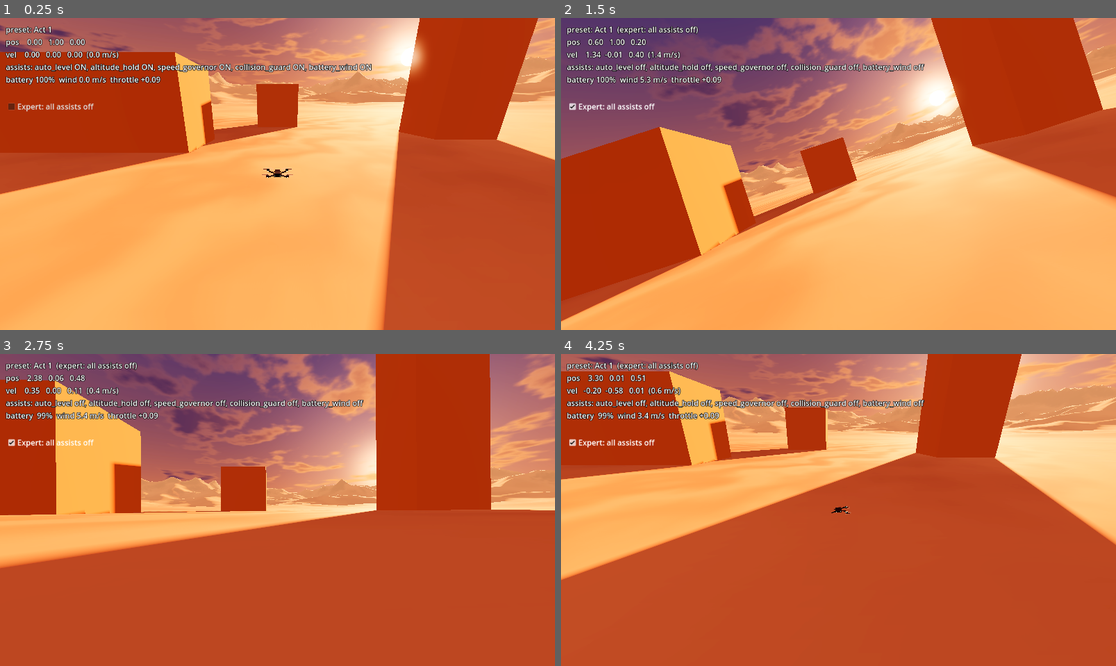
Above: before the commit, frames 1-4 (two rows, left to right).
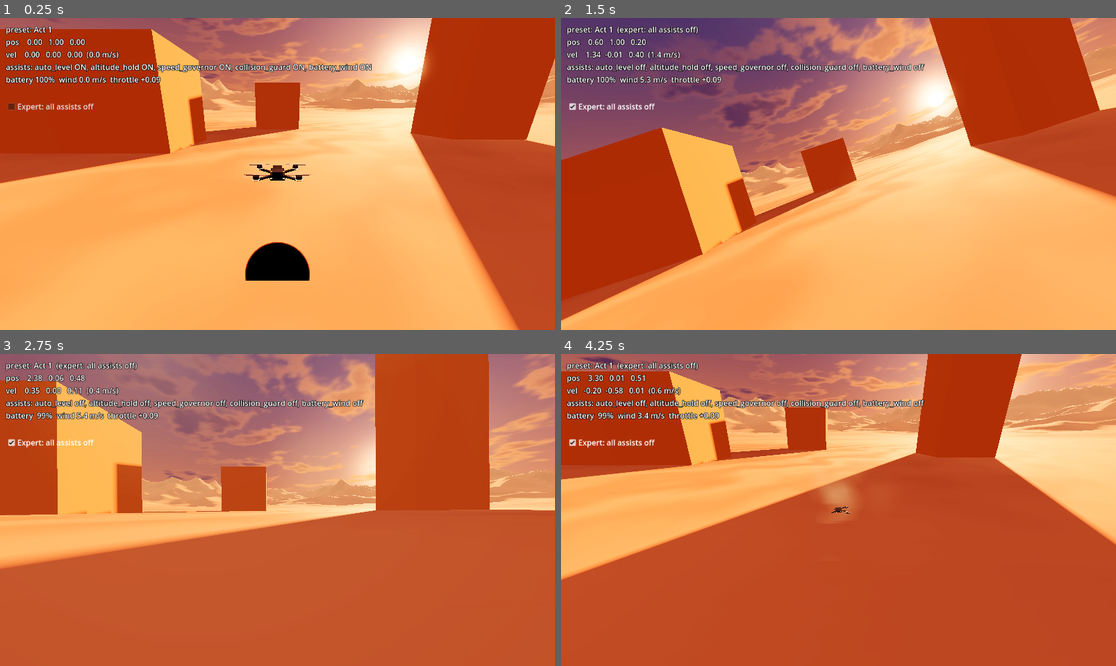
Above: after the commit, the same moments.

Repository: avdrav1/drone-sports
Game: Godot game, scene res://scenes/debug_flight.tscn
Same seed, same stepped clock (60 frames per second), same inputs: the game is played once before the commit and once after it.
Inputs (mouse positions are in pixels of both pictures, inside the frame that each line leads up to):
- Up to frame 1 (0.25 s): no input
- Up to frame 2 (1.5 s): click "Expert: all assists off" at 0.5 s; tap Enter (ui_accept) at 1.25 s; move the mouse to (960, 158) at 1.27 s; hold Right (roll_right) from 1.28 s (still down); hold C (cycle_camera) from 1.28 s (still down); click (960, 158) at 1.42 s
- Up to frame 3 (2.75 s): tap Enter (ui_accept) at 1.52 s; release Right (roll_right) at 2 s; release C (cycle_camera) at 2 s; drag from (166, 525) to (249, 572) at 2.02 s
- Up to frame 4 (4.25 s): move the mouse to (894, 441) at 2.77 s; hold Right (roll_right) 2.78-3.5 s; hold C (cycle_camera) 2.78-3.5 s; drag from (810, 572) to (672, 463) at 3.52 s

The runs differ from the first frame. In frame 1, 21% of the frame differs, in the area x 0-100%, y 0-100%; in frame 2, 1.4%; in frame 3, 9.2%; in frame 4, 0.6%.

Commit message:
Story 9.4: Speed cues
Co-Authored-By: Claude Opus 5.5 <noreply@anthropic.com>

Diff:
--- a/scenes/debug_flight.tscn
+++ b/scenes/debug_flight.tscn
@@ -85,6 +85,8 @@
 
 [node name="CameraRig" parent="." node_paths=PackedStringArray("target") instance=ExtResource("12_rig")]
 target = NodePath("../Drone")
+chase_distance = 1.5
+chase_height = 0.45
 
 [node name="HUD" type="CanvasLayer" parent="."]
 
--- a/scenes/drone/drone.tscn
+++ b/scenes/drone/drone.tscn
@@ -8,9 +8,43 @@
 [ext_resource type="Script" path="res://scripts/drone/assists/speed_governor.gd" id="6_gov"]
 [ext_resource type="Script" path="res://scripts/drone/assists/battery_wind.gd" id="7_env"]
 [ext_resource type="Script" path="res://scripts/drone/drone_look.gd" id="8_look"]
+[ext_resource type="Script" path="res://scripts/drone/prop_wash.gd" id="9_wash"]
 
 [sub_resource type="BoxShape3D" id="body_shape"]
 size = Vector3(0.4, 0.12, 0.4)
+
+[sub_resource type="Gradient" id="puff"]
+colors = PackedColorArray(1, 1, 1, 1, 1, 1, 1, 0)
+
+[sub_resource type="GradientTexture2D" id="puff_tex"]
+gradient = SubResource("puff")
+width = 64
+height = 64
+fill = 1
+fill_from = Vector2(0.5, 0.5)
+fill_to = Vector2(0.5, 0)
+
+[sub_resource type="StandardMaterial3D" id="dust_mat"]
+transparency = 1
+albedo_texture = SubResource("puff_tex")
+shading_mode = 0
+vertex_color_use_as_albedo = true
+billboard_mode = 3
+particles_anim_h_frames = 1
+particles_anim_v_frames = 1
+particles_anim_loop = false
+
+[sub_resource type="QuadMesh" id="dust_mesh"]
+material = SubResource("dust_mat")
+size = Vector2(0.6, 0.6)
+
+[sub_resource type="Curve" id="dust_scale"]
+_data = [Vector2(0, 0.3), 0.0, 0.0, 0, 0, Vector2(1, 1), 0.0, 0.0, 0, 0]
+point_count = 2
+
+[sub_resource type="Gradient" id="dust_fade"]
+offsets = PackedFloat32Array(0, 0.2, 1)
+colors = PackedColorArray(0.92, 0.7, 0.5, 0, 0.92, 0.7, 0.5, 0.2, 0.92, 0.7, 0.5, 0)
 
 [node name="Drone" type="RigidBody3D"]
 mass = 1.0
@@ -21,6 +55,25 @@
 
 [node name="Look" type="Node3D" parent="."]
 script = ExtResource("8_look")
+
+[node name="PropWash" type="CPUParticles3D" parent="."]
+emitting = false
+amount = 48
+lifetime = 1.2
+mesh = SubResource("dust_mesh")
+emission_shape = 1
+emission_sphere_radius = 0.3
+direction = Vector3(0, 0.25, 0)
+spread = 180.0
+flatness = 0.85
+gravity = Vector3(0, -0.5, 0)
+initial_velocity_min = 1.5
+initial_velocity_max = 3.5
+damping_min = 1.5
+damping_max = 2.5
+scale_amount_curve = SubResource("dust_scale")
+color_ramp = SubResource("dust_fade")
+script = ExtResource("9_wash")
 
 [node name="Assists" type="Node" parent="."]
 script = ExtResource("2_pipeline")
--- a/scenes/jobs/sample_delivery.tscn
+++ b/scenes/jobs/sample_delivery.tscn
@@ -110,6 +110,8 @@
 
 [node name="CameraRig" parent="." node_paths=PackedStringArray("target") instance=ExtResource("3_rig")]
 target = NodePath("../Drone")
+chase_distance = 1.5
+chase_height = 0.45
 
 [node name="HUD" type="CanvasLayer" parent="."]
 
--- a/scripts/camera/camera_rig.gd
+++ b/scripts/camera/camera_rig.gd
@@ -25,6 +25,13 @@
 @export var orbit_sensitivity := 0.006
 @export_group("Top-down")
 @export var top_down_height := 25.0
+@export_group("Speed")
+## Field of view at rest, degrees.
+@export var base_fov := 75.0
+## Field of view at fov_full_speed in chase and FPV, degrees.
+@export var speed_fov := 92.0
+@export var fov_full_speed := 25.0
+@export var fov_smoothing := 4.0
 @export_group("Clipping")
 @export var clip_radius := 0.2
 
@@ -38,6 +45,7 @@
 
 func _ready() -> void:
 	camera.top_level = true
+	camera.fov = base_fov
 	view = default_view
 	if target:
 		_chase_position = _chase_goal()
@@ -80,6 +88,14 @@
 		View.TOP_DOWN:
 			camera.global_position = pivot + Vector3(0.0, top_down_height, 0.0)
 			camera.look_at(pivot, Vector3.FORWARD)
+	camera.fov = lerpf(camera.fov, _wanted_fov(), 1.0 - exp(-fov_smoothing * delta))
+
+## Wider with speed in the flying views, so speed reads on screen.
+func _wanted_fov() -> float:
+	if view != View.CHASE and view != View.FPV:
+		return base_fov
+	var speed := (target as RigidBody3D).linear_velocity.length() if target is RigidBody3D else 0.0
+	return lerpf(base_fov, speed_fov, clampf(speed / fov_full_speed, 0.0, 1.0))
 
 ## Behind the target along its heading (yaw only), and above.
 func _chase_goal() -> Vector3:
--- /dev/null
+++ b/scripts/drone/prop_wash.gd
@@ -0,0 +1,34 @@
+class_name PropWash
+extends CPUParticles3D
+# Sand kicked up under the drone when it flies low with thrust on. Visual only:
+# reads the parent Drone and casts a ray down; never touches physics.
+
+## Dust starts within this height above the ground, m.
+@export var max_height := 3.0
+## Total thrust fraction below which there is no dust.
+@export var min_thrust := 0.1
+
+var drone: Drone
+
+func _ready() -> void:
+	drone = get_parent() as Drone
+	top_level = true
+	emitting = false
+
+func _physics_process(_delta: float) -> void:
+	if drone == null:
+		return
+	var from := drone.global_position
+	var ray := PhysicsRayQueryParameters3D.create(from, from + Vector3.DOWN * max_height)
+	ray.exclude = [drone.get_rid()]
+	var hit := drone.get_world_3d().direct_space_state.intersect_ray(ray)
+	var thrust := 0.0
+	for t in drone.motor_thrusts:
+		thrust += clampf(t, 0.0, drone.max_thrust)
+	thrust = thrust / (drone.max_thrust * Drone.MOTOR_COUNT) * drone.power()
+	emitting = not hit.is_empty() and thrust >= min_thrust
+	if emitting:
+		global_position = hit.position + Vector3.UP * 0.05
+		# Thicker the closer and harder the drone pushes.
+		var closeness := 1.0 - from.distance_to(hit.position) / max_height
+		speed_scale = 0.6 + closeness * thrust
--- /dev/null
+++ b/tests/test_speed_cues.gd
@@ -0,0 +1,74 @@
+extends RefCounted
+# Story 9.4: speed cues. FOV widens with speed; dust only near the ground with thrust on.
+
+const Sim = preload("res://tests/sim.gd")
+const RIG := preload("res://scenes/camera/camera_rig.tscn")
+
+## A body coasting at `speed` along -Z with no gravity or drag.
+func _coaster(speed: float) -> RigidBody3D:
+	var b := RigidBody3D.new()
+	b.gravity_scale = 0.0
+	b.linear_damp_mode = RigidBody3D.DAMP_MODE_REPLACE
+	b.linear_damp = 0.0
+	Sim.add(b)
+	b.global_position = Vector3(0, 50, 0)
+	b.linear_velocity = Vector3(0, 0, -speed)
+	return b
+
+func test_fov_widens_with_speed_and_returns() -> bool:
+	var b := _coaster(20.0)
+	var rig: CameraRig = RIG.instantiate()
+	rig.target = b
+	Sim.add(rig)
+	var rest := rig.base_fov
+	await Sim.process_frames(90)
+	var fast := rig.camera.fov
+	b.linear_velocity = Vector3.ZERO
+	await Sim.process_frames(120)
+	var after := rig.camera.fov
+	rig.free()
+	b.free()
+	return fast > rest + 8.0 and absf(after - rest) < 0.5
+
+func test_fov_unchanged_in_top_down() -> bool:
+	var b := _coaster(20.0)
+	var rig: CameraRig = RIG.instantiate()
+	rig.target = b
+	Sim.add(rig)
+	rig.set_view(CameraRig.View.TOP_DOWN)
+	await Sim.process_frames(60)
+	var ok := is_equal_approx(rig.camera.fov, rig.base_fov)
+	rig.free()
+	b.free()
+	return ok
+
+func _floor() -> StaticBody3D:
+	var f := StaticBody3D.new()
+	var shape := CollisionShape3D.new()
+	shape.shape = BoxShape3D.new()
+	shape.shape.size = Vector3(50, 1, 50)
+	f.add_child(shape)
+	Sim.add(f)
+	f.global_position = Vector3(0, -0.5, 0)
+	return f
+
+## Frozen drone at `height` with every motor at `thrust` N; reports whether dust emits.
+func _dust_at(height: float, thrust: float) -> bool:
+	var d: Drone = Sim.DRONE.instantiate()
+	Sim.add(d)
+	d.freeze = true
+	d.global_position = Vector3(0, height, 0)
+	d.set_motor_thrusts(PackedFloat32Array([thrust, thrust, thrust, thrust]))
+	await Sim.physics_frames(3)
+	var wash: PropWash = d.get_node("PropWash")
+	var on := wash.emitting
+	d.free()
+	return on
+
+func test_dust_only_low_with_thrust() -> bool:
+	var f := _floor()
+	var low_on: bool = await _dust_at(1.0, 2.5)
+	var high: bool = await _dust_at(10.0, 2.5)
+	var low_off: bool = await _dust_at(1.0, 0.0)
+	f.free()
+	return low_on and not high and not low_off
Not shown, added: scripts/drone/prop_wash.gd.uid
Not shown, added: tests/test_speed_cues.gd.uid
Not shown, changed: docs/BACKLOG.md
